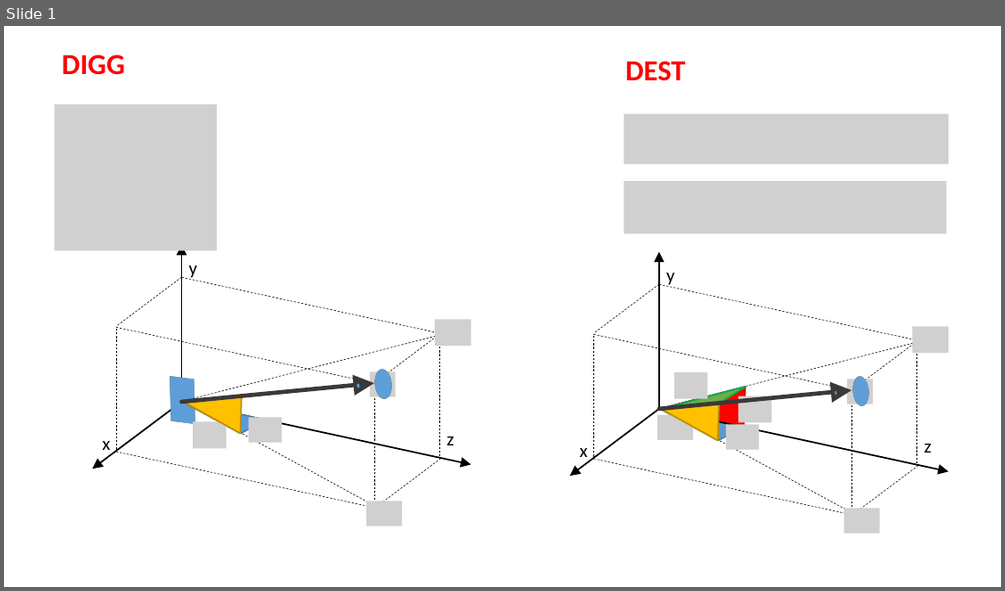
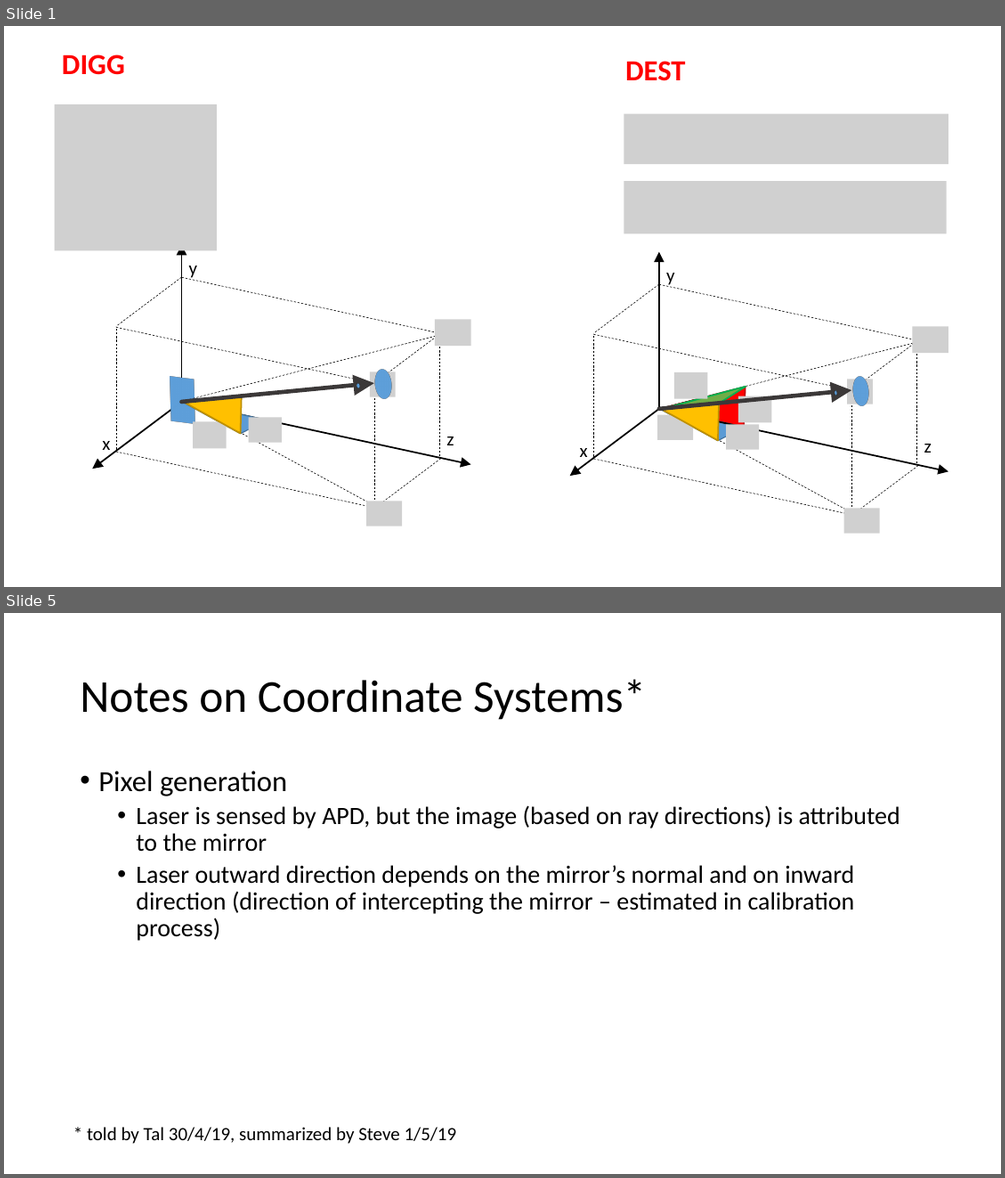
Before and after one commit to aangerma/algo_ivcam2, a slide deck: docs/misc/DESTangles.pptx. Shown one above the other, each under a label of ours: slide 1 before the commit, slides 1 and 5 after it; the slides between them are not shown. The pictures are 1005x591 and 1005x1178 pixels, drawn with LibreOffice and Linux fonts; fonts in the diff are those of the drawing; grey boxes stand for pictures. Boxes give left, top, right and bottom in pixels: in the first picture for what was removed or moved away, otherwise in the second. Text is boxed around its words. In the diff, an @@ line names an element or a change of style, - is before the commit and + after.

```diff
--- a/docs/misc/DESTangles.pptx
+++ b/docs/misc/DESTangles.pptx
@@ slide 5 added at [4, 613, 1001, 1174], background #FFFFFF @@
@@ title added at [80, 679, 646, 720], 44 pt, text #000000 @@
+Notes on Coordinate Systems*
@@ text added at [98, 771, 900, 941], 24 pt, text #000000 @@
+• Pixel generation
+  • Laser is sensed by APD, but the image (based on ray directions) is attributed to the mirror
+  • Laser outward direction depends on the mirror’s normal and on inward direction (direction of intercepting the mirror – estimated in calibration process)
@@ text added at [87, 1127, 457, 1143], 18 pt, text #000000 @@
+* told by Tal 30/4/19, summarized by Steve 1/5/19
```
Also in this commit, not shown: 3 other slides added.
